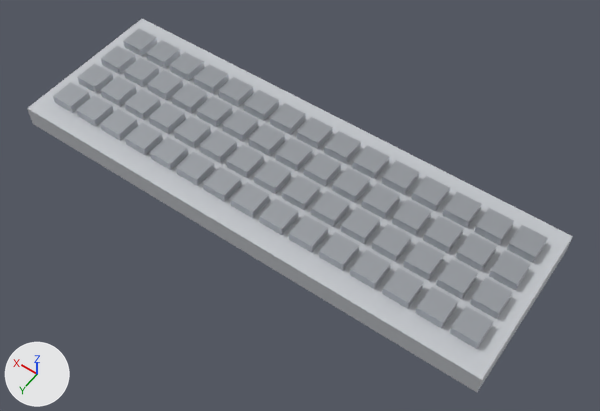
Renders of the glTF model internal/web/static/office/sets/modern/Tech_Keyboard.gltf from each side of a commit.
The view is the same before and after, from a 50 mm lens placed at (-0.274, 0.359, 0.546), pointed at (-0.024, 0.009, -0.003). The axes (+X, +Y, +Z) are drawn at lower left. The lights are the same throughout. The first picture is the older version.

Names of what the first picture shows: 'Tech_Keyboard'.
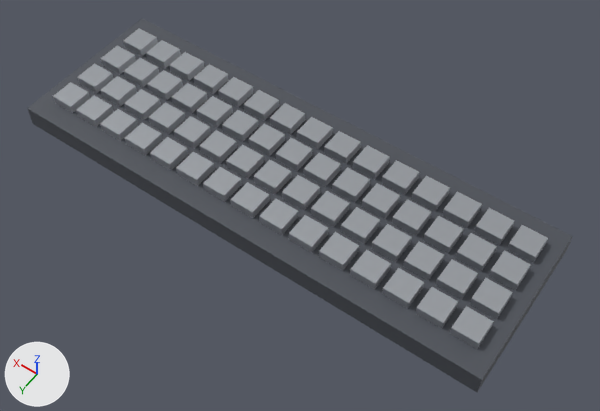
What differs and where, as boxes (x1, y1, x2, y2) in the pictures (600 x 411 px):
'Tech_Keyboard', recoloured (light grey to dark grey): (27, 19, 573, 392) in both

Edits to the bpy script that builds the scene:
```text
Change mat_rs_bodydark:
    mat_rs_bodydark.base_color: (0.552, 0.571, 0.604) -> (0.0704, 0.0782, 0.0953)  # light grey #c4c7cc -> dark grey #4b4f57
```
